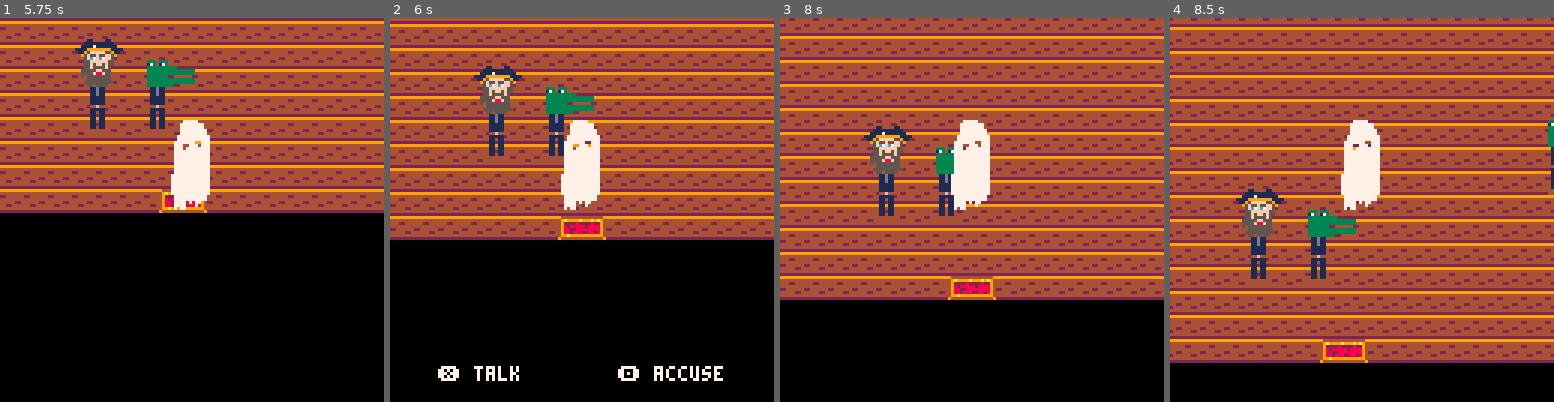
Above: before the commit, frames 1-4 (left to right).
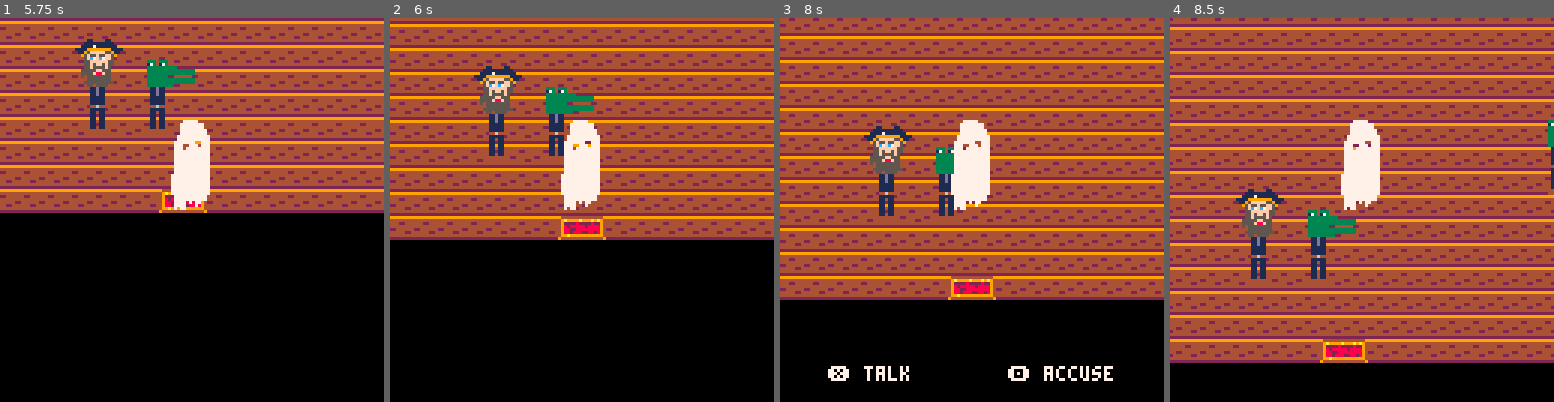
Above: after the commit, the same moments.

Repository: Alfie-Edwards/jaccuse
Game: PICO-8 cartridge game.p8
Two runs of this game, one before a commit and one after it. Both use one fixed random seed, a clock stepped at 60 frames per second and the inputs below.
Inputs (mouse positions are in pixels of both pictures, inside the frame that each line leads up to):
- Up to frame 1 (5.75 s): tap O (Z key) at 0.33, 0.7, 1.43, 2.22, 3.1, 3.98, 4.87 s; click (69, 121) at 0.67 s; tap X (X key) at 1.07, 2.07, 2.4, 2.73, 3.07, 3.4, 3.73, 4.07, 4.4, 4.73, 5.07, 5.4, 5.73 s; click (130, 267) at 1.22 s; click (195, 114) at 1.77 s; hold Left 1.97-2.37 s; click (257, 259) at 2.32 s; hold Down 2.42-2.82 s; click (322, 106) at 2.87 s; hold Right 2.87-3.53 s; click (84, 256) at 3.42 s; hold Up 3.58-4.08 s; click (145, 102) at 3.97 s; hold Right 4.13-4.53 s; click (211, 248) at 4.52 s; hold Down 4.58-5.08 s; click (272, 94) at 5.07 s; hold Left from 5.13 s (still down); click (337, 244) at 5.62 s
- Up to frame 2 (6 s): tap O (Z key) at 5.75 s; release Left at 5.8 s; hold Up from 5.85 s (still down)
- Up to frame 3 (8 s): tap X (X key) every 0.33 s from 6.07 to 7.73 s; click (879, 90) at 6.17 s; release Up at 6.18 s; hold Left 6.23-6.63 s; tap O (Z key) at 6.63, 7.52 s; hold Down 6.68-7.08 s; click (941, 236) at 6.72 s; hold Right 7.13-7.8 s; click (1006, 83) at 7.27 s; click (1068, 229) at 7.82 s; hold Up from 7.85 s (still down)
- Up to frame 4 (8.5 s): tap X (X key) at 8.07, 8.4 s; release Up at 8.35 s; click (1219, 79) at 8.37 s; tap O (Z key) at 8.4 s; hold Right from 8.4 s (still down)

Frame 1 is identical in both runs. In frame 2, 0.9% of the frame differs, in the area x 12-87%, y 90-95%; in frame 3, 0.9%; in frame 4, nothing differs.

Commit message:
Adjust interactable area

Diff:
--- a/scenario.lua
+++ b/scenario.lua
@@ -69,7 +69,7 @@
 	local closest_dist = 999
 	for _, guest in ipairs(scenario.guests) do
 		-- Feels odd talking to people from behind.
-		if player.y > guest.y then
+		if (player.y - guest.y) > -8 then
 			local dist = funnysqdist(guest.x, guest.y, player.x, player.y)
 			if dist < closest_dist then
 				closest = guest
@@ -77,7 +77,7 @@
 			end
 		end
 	end
-	if closest_dist < 0.15 then
+	if closest_dist < 0.06 then
 		return closest
 	end
 end
